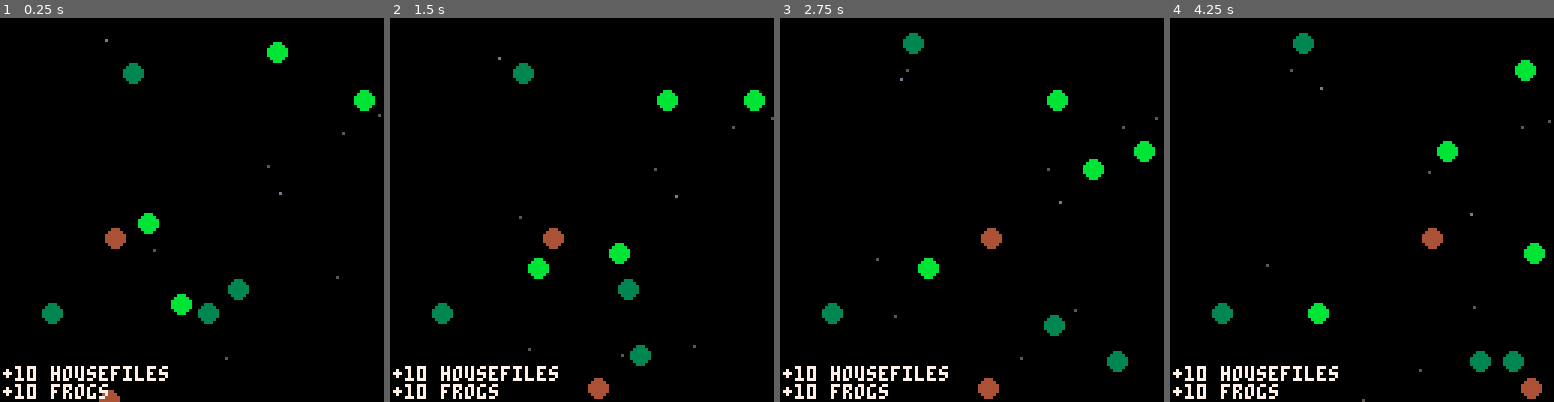
Above: before the commit, frames 1-4 (left to right).
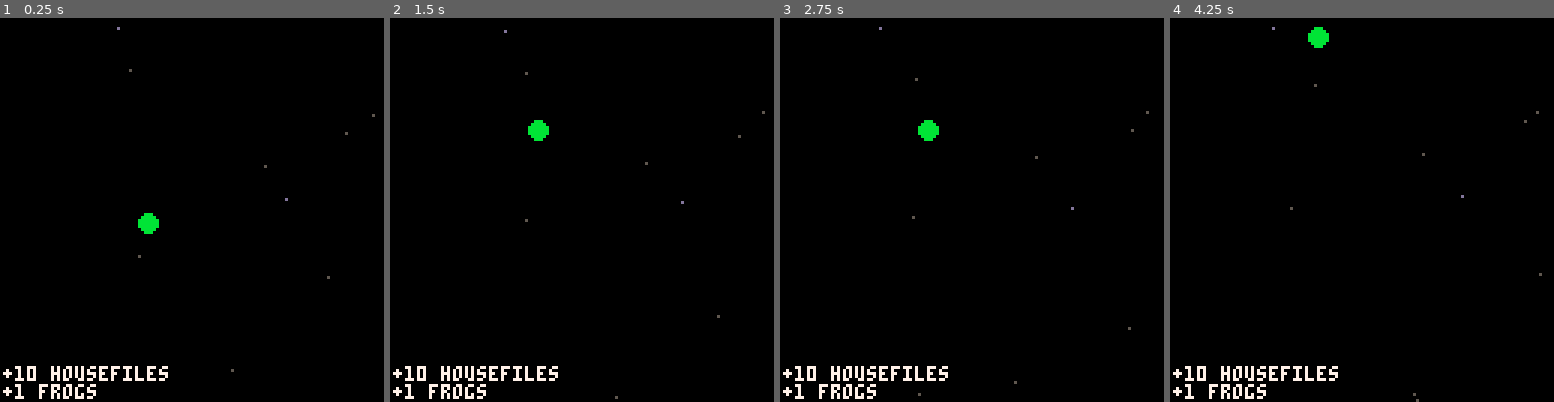
Above: after the commit, the same moments.

Repository: camerongoble/piconoc
Game: PICO-8 cartridge ecosystem.p8
The game is run twice, just before and just after one commit, with the same random seed, the same clock (stepped at 60 frames per second) and the same inputs.
Inputs:
- Up to frame 1 (0.25 s): no input
- Up to frame 2 (1.5 s): tap X (X key) at 0.33, 1.07 s; tap O (Z key) at 0.7 s
- Up to frame 3 (2.75 s): hold Right 1.6-2.1 s; tap O (Z key) at 1.7, 2.1, 2.5 s; tap X (X key) at 1.85 s; hold Up 2.15-2.42 s; hold Right from 2.47 s (still down)
- Up to frame 4 (4.25 s): tap O (Z key) every 0.4 s from 2.9 to 4.1 s; tap X (X key) at 2.97, 4.08 s; release Right at 3.03 s; hold Left 3.08-3.58 s; hold Down 3.63-3.97 s; hold Right from 4.02 s (still down)

The runs differ from the first frame. In frame 1, 2.3% of the frame differs, in the area x 7-100%, y 2-100%; in frame 2, 2.9%; in frame 3, 2.9%, in the area x 7-99%, y 2-100%; in frame 4, 2.9%.

Commit message:
Added printh_table() to help debugging. Adjusted dir table to match pico-8 quirks Moved play_psfx to better fitting place Added default draw of a pixel to "pos" behavior unless otherwise specified

Diff:
--- a/ecosystem.p8
+++ b/ecosystem.p8
@@ -31,6 +31,7 @@
 
 #include libs/ecs.lua
 #include libs/1-vectors.lua
+#include libs/debug.lua
 
 function _init()
  sw, sh = 128,128
@@ -45,7 +46,9 @@
    ur=create_vector(1,-1),
    dr=create_vector(1,1)
  }
- dir={"u", "d", "l", "r", "stationary", "ul", "dl", "ur", "dr"}
+ -- a table of directions rotating in sync with pico-8's anticlockwise trig functions:
+ -- makes % math easier when changing directions
+ dir={"r", "ur", "u", "ul", "l", "dl", "d", "dr"}
  captions = {txt_lines={}, color = 7}
  init_world()
 end
@@ -71,7 +74,7 @@
  add(world, center)
  -- populate world with critters
  spawn_fly(10)
- spawn_frog(10)
+ spawn_frog(1)
 end
 
 
@@ -112,7 +115,13 @@
 -- draw each critter according to its particulars
 draw_position = system({"pos"},
 function(e)
- if (e.visible) e:draw()
+ if (e.visible) then
+  if e.draw then
+   e:draw()
+  else
+   pset(e.pos.x, e.pos.y, 11)
+  end
+ end
 end
 )
 
@@ -157,6 +166,37 @@
 end
 )
 
+
+
+
+-- add object accelerations to velocities
+resolve_velocity = system({"vel", "acc"},
+function(e)
+ e.vel:add_vector(e.acc)
+ if e.maxspeed then e.vel:limit(e.maxspeed) end
+end
+)
+
+reset_acceleration = system({"acc"},
+function(e)
+ e.acc:scale_vector(0)
+end
+)
+
+-->8
+-- animal definitions and behavior
+
+
+
+-- spawn_fly(n) to add n flies to the world
+#include animals/housefly.lua
+
+--spawn_frog(n) to add n frogs to the world
+#include animals/frog.lua
+
+-- play an animal's sfx with a given probability
+-- this is actually a great function for ECS to handle,
+-- at least in the idle case
 play_psfx = function(s)
  local patch = s.patch or 0
  local prob = s.probability or 0
@@ -164,31 +204,6 @@
   sfx(patch)
  end
 end
-
-
--- add object accelerations to velocities
-resolve_velocity = system({"vel", "acc"},
-function(e)
- e.vel:add_vector(e.acc)
- if e.maxspeed then e.vel:limit(e.maxspeed) end
-end
-)
-
-reset_acceleration = system({"acc"},
-function(e)
- e.acc:scale_vector(0)
-end
-)
-
--->8
--- animals
-
--- spawn_fly(n) to add n flies to the world
-#include animals/housefly.lua
-
---spawn_frog(n) to add n frogs to the world
-#include animals/frog.lua
-
 __gfx__
 00000000000000000000000000000000000000000000000000000000000000000000000000000000000000000000000000000000000000000000000000000000
 00000000000000000000000000000000000000000000000000000000000000000000000000000000000000000000000000000000000000000000000000000000
--- /dev/null
+++ b/libs/debug.lua
@@ -0,0 +1,16 @@
+function printh_table(tbl, n)
+  -- prints contents of a table, including subtables.
+ local offset = 0 or n
+ local o = ""
+ for i=1,offset do
+  o = o.."."
+ end
+ for k,v in pairs(tbl) do
+  if type(v) == "table" then
+   printh(o.."sub-table "..k)
+   printh_table(v, offset+1)
+  elseif type(v) != "function" then
+   printh(o..k..": "..tostr(v))
+  end
+ end
+end
Not shown, changed: the sound effects (__sfx__) section of ecosystem.p8
